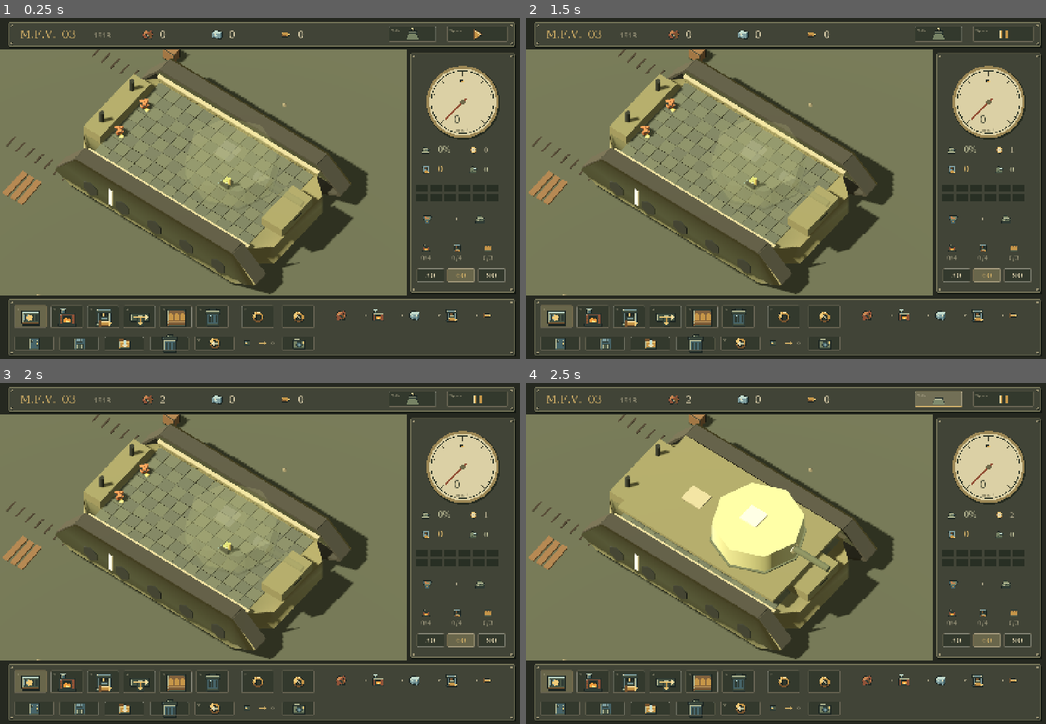
Above: before the commit, frames 1-4 (two rows, left to right).
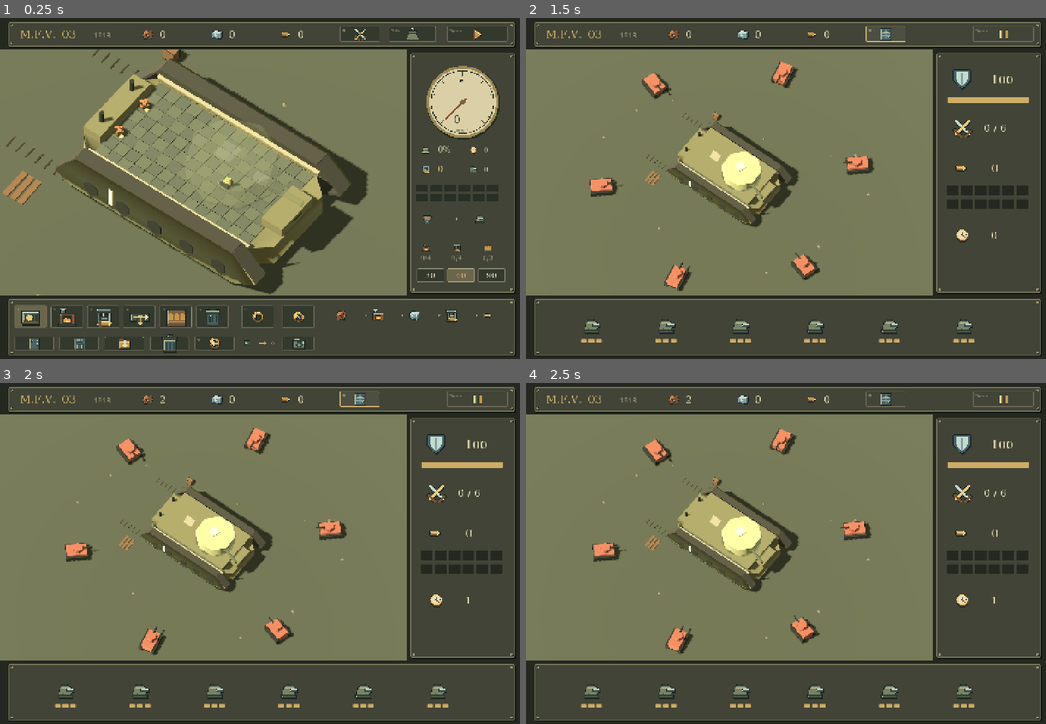
Above: after the commit, the same moments.

Repository: dicenull/last-supply-line
Game: Godot game, scene res://main.tscn
Same seed, same stepped clock (60 frames per second), same inputs: the game is played once before the commit and once after it.
Inputs (mouse positions are in pixels of both pictures, inside the frame that each line leads up to):
- Up to frame 1 (0.25 s): no input
- Up to frame 2 (1.5 s): click (1004, 35) at 0.52 s; click (884, 35) at 1.27 s
- Up to frame 3 (2 s): no input
- Up to frame 4 (2.5 s): click (936, 400) at 2.02 s

The runs differ from the first frame. In frame 1, less than 0.1% of the frame differs, in the area x 65-73%, y 2-8%; in frame 2, 27%; in frame 3, 27%; in frame 4, 28%, in the area x 0-98%, y 2-99%.

Commit message:
feat: add factory-powered tank battle screen and encounter tests

Diff:
--- /dev/null
+++ b/scripts/battle_world.gd
@@ -0,0 +1,117 @@
+extends "res://scripts/tank_world.gd"
+## One bounded encounter. Factory inventory is the only source of player rounds.
+var enemies: Array = []
+var bolts: Array = []
+var impacts: Array = []
+var hull = 100
+var kills = 0
+var total = 6
+var elapsed = 0.0
+var cooldown = 0.0
+var result = 0 # 0: fighting, 1: victory, -1: defeat
+
+func _ready():
+	super._ready()
+	zoom = 42.0
+	pitch = 1.05
+	update_camera()
+	toggle_roof()
+	material("enemy","875444")
+	for i in range(total):
+		var angle = float(i)/total*TAU+0.3
+		var unit = Node3D.new()
+		add_child(unit)
+		unit.position = Vector3(cos(angle)*22,0,sin(angle)*22)
+		unit.rotation.y = -angle+PI
+		box(unit,Vector3(0,0.8,0),Vector3(3.4,1.1,2.1),"enemy")
+		for side in [-1,1]:
+			box(unit,Vector3(0,0.5,side*1.15),Vector3(3.8,0.8,0.55),"dark")
+		cylinder(unit,Vector3(0.2,1.65,0),0.85,0.8,"enemy",6)
+		beam(unit,Vector3(0.2,1.7,0),Vector3(2.5,1.7,0),0.13,"dark")
+		enemies.append({"node":unit,"hp":3,"cooldown":12.0+i*1.2})
+
+func nearest_enemy():
+	var nearest = null
+	var distance = INF
+	for enemy in enemies:
+		if enemy.hp <= 0: continue
+		var d = turret.global_position.distance_squared_to(enemy.node.position)
+		if d < distance:
+			distance = d
+			nearest = enemy
+	return nearest
+
+func launch_enemy(enemy):
+	var origin: Vector3 = enemy.node.position+Vector3(0,1.7,0)
+	var target = Vector3(0,3,0)
+	var node = Node3D.new()
+	add_child(node)
+	node.position = origin
+	beam(node,Vector3.ZERO,(origin-target).normalized()*1.2,0.09,"fire")
+	bolts.append({"node":node,"origin":origin,"target":target,"age":0.0,"duration":origin.distance_to(target)/22.0})
+
+func impact(pos: Vector3):
+	var flash = cylinder(self,pos,0.8,1.1,"fire",6,0.25)
+	impacts.append({"node":flash,"life":0.25})
+
+func tick_battle(factory, delta: float):
+	if not factory.running or result != 0: return
+	elapsed += delta
+	for enemy in enemies:
+		if enemy.hp <= 0: continue
+		var pos: Vector3 = enemy.node.position
+		if pos.length() > 16.0: enemy.node.position -= pos.normalized()*delta*0.45
+		enemy.cooldown -= delta
+		if enemy.cooldown <= 0:
+			enemy.cooldown = 10.0
+			launch_enemy(enemy)
+	update_gun(factory,delta)
+	for bolt in bolts.duplicate():
+		bolt.age += delta
+		bolt.node.position = bolt.origin.lerp(bolt.target,minf(1,bolt.age/bolt.duration))
+		if bolt.age >= bolt.duration:
+			hull = maxi(0,hull-6)
+			impact(bolt.target)
+			bolt.node.queue_free()
+			bolts.erase(bolt)
+	for flash in impacts.duplicate():
+		flash.life -= delta
+		flash.node.scale = Vector3.ONE*maxf(0.05,flash.life*4)
+		if flash.life <= 0:
+			flash.node.queue_free()
+			impacts.erase(flash)
+	if hull <= 0: result = -1
+	elif kills == total: result = 1
+	if result != 0: factory.running = false
+
+func update_gun(factory, delta: float):
+	cooldown = maxf(0,cooldown-delta)
+	recoil = maxf(0,recoil-delta*0.95)
+	barrel.position.x = BARREL_REST-recoil
+	shot_time = maxf(0,shot_time-delta)
+	var target = nearest_enemy()
+	if target != null:
+		var offset: Vector3 = target.node.position-turret.global_position
+		target_angle = atan2(-offset.z,offset.x)
+		turret.rotation.y = rotate_toward(turret.rotation.y,target_angle,delta*2.4)
+		if cooldown <= 0 and absf(angle_difference(turret.rotation.y,target_angle)) < 0.025 and factory.ammo > 0:
+			factory.fire_round()
+			fire_visual()
+			var shot: Dictionary = projectiles.back()
+			shot.target = target
+			shot.duration = shot.origin.distance_to(target.node.position+Vector3(0,1.3,0))/24.0
+			cooldown = 60.0/factory.rate
+	muzzle.visible = shot_time > 0
+	for shot in projectiles.duplicate():
+		shot.age += delta
+		var destination: Vector3 = shot.target.node.position+Vector3(0,1.3,0)
+		shot.node.position = shot.origin.lerp(destination,minf(1,shot.age/shot.duration))
+		if shot.age >= shot.duration:
+			if shot.target.hp > 0:
+				shot.target.hp -= 1
+				impact(destination)
+				if shot.target.hp == 0:
+					kills += 1
+					shot.target.node.scale.y = 0.35
+			shot.node.queue_free()
+			projectiles.erase(shot)
--- a/scripts/factory_view.gd
+++ b/scripts/factory_view.gd
@@ -10,6 +10,12 @@
 const WORLD_RECT = Rect2(0,88,1120,678)
 const TankWorld = preload("res://scripts/tank_world.gd")
 var world
+const BattleWorld = preload("res://scripts/battle_world.gd")
+var battlefield
+var battle_container: SubViewportContainer
+var factory_container: SubViewportContainer
+var battle_mode = false
+var battle_retry: Button
 const PixelIcons = preload("res://scripts/pixel_icons.gd")
 var pixel_icons = PixelIcons.new()
 var viewport: SubViewport
@@ -35,6 +41,7 @@
 	font = SystemFont.new()
 	font.font_names = PackedStringArray(["Avenir Next Condensed","Helvetica Neue","Hiragino Sans","sans-serif"])
 	var container = SubViewportContainer.new()
+	factory_container = container
 	container.position = WORLD_RECT.position
 	container.size = WORLD_RECT.size
 	container.stretch = true
@@ -48,8 +55,11 @@
 	container.add_child(viewport)
 	world = TankWorld.new()
 	viewport.add_child(world)
-	start_button = icon_button("play",Rect2(1230,25,166,42),func(): factory.running = not factory.running,"Space")
+	start_button = icon_button("play",Rect2(1230,25,166,42),toggle_running,"Space")
 	icon_button("roof",Rect2(1070,25,130,42),func(): world.toggle_roof(),"Tab")
+	icon_button("battle",Rect2(935,25,110,42),toggle_battle,"B")
+	battle_retry = add_button("",Rect2(730,807,80,78),reset_battle)
+	battle_retry.visible = false
 	var kinds = ["belt","furnace","press","splitter","depot","erase"]
 	for i in kinds.size():
 		var kind: String = kinds[i]
@@ -66,6 +76,46 @@
 		var target = [30,60,90][i]
 		icon_button("rate",Rect2(1147+i*84,691,76,38),func(): factory.rate = target,str(target))
 
+func toggle_running():
+	if battle_mode and battlefield.result != 0: return
+	factory.running = not factory.running
+
+func toggle_battle():
+	battle_mode = not battle_mode
+	if battle_mode and battlefield == null:
+		battle_container = SubViewportContainer.new()
+		battle_container.position = WORLD_RECT.position
+		battle_container.size = WORLD_RECT.size
+		battle_container.stretch = true
+		battle_container.mouse_filter = Control.MOUSE_FILTER_IGNORE
+		add_child(battle_container)
+		var battle_viewport = SubViewport.new()
+		battle_viewport.size = Vector2i(WORLD_RECT.size)
+		battle_viewport.own_world_3d = true
+		battle_viewport.render_target_update_mode = SubViewport.UPDATE_ALWAYS
+		battle_viewport.msaa_3d = Viewport.MSAA_2X
+		battle_container.add_child(battle_viewport)
+		battlefield = BattleWorld.new()
+		battle_viewport.add_child(battlefield)
+	factory_container.visible = not battle_mode
+	battle_container.visible = battle_mode
+	factory.auto_fire = not battle_mode
+	factory.running = battle_mode and battlefield.result == 0
+	world.old_shots = factory.shots
+	world.pending_shots = 0
+	hover = Vector2i(-1,-1)
+	for entry in icon_buttons:
+		entry.button.visible = not battle_mode or entry.icon in ["battle","play"]
+	queue_redraw()
+
+func reset_battle():
+	if battlefield == null: return
+	battle_container.queue_free()
+	battlefield = null
+	battle_mode = false
+	factory.reset_trial()
+	toggle_battle()
+
 func reset_camera():
 	world.yaw = 0.65
 	world.pitch = 0.92
@@ -77,7 +127,7 @@
 	b.add_theme_stylebox_override("normal",style(Color.TRANSPARENT,MUTED.darkened(0.4)))
 	b.add_theme_stylebox_override("hover",style(Color(1,1,1,0.06),GOLD))
 	b.add_theme_stylebox_override("pressed",style(Color(1,0.8,0.4,0.12),GOLD))
-	icon_buttons.append({"icon":icon,"rect":rect,"key":keycap})
+	icon_buttons.append({"icon":icon,"rect":rect,"key":keycap,"button":b})
 	return b
 
 func style(color: Color, border: Color = Color.TRANSPARENT) -> StyleBoxFlat:
@@ -139,10 +189,15 @@
 	start_button.text = ""
 	for kind in tool_buttons:
 		tool_buttons[kind].add_theme_color_override("font_color",GOLD if selected == kind else MUTED)
-	world.sync(factory,hover,selected,direction,delta)
+	if battle_mode:
+		battlefield.tick_battle(factory,minf(delta,0.1))
+	else:
+		world.sync(factory,hover,selected,direction,delta)
+	battle_retry.visible = battle_mode and battlefield.result != 0
 	queue_redraw()
 
 func cell_at(pos: Vector2) -> Vector2i:
+	if battle_mode: return Vector2i(-1,-1)
 	var canvas_pos = get_canvas_transform().affine_inverse()*pos
 	if not WORLD_RECT.has_point(canvas_pos) or world == null: return Vector2i(-1,-1)
 	return world.screen_cell(canvas_pos-WORLD_RECT.position)
@@ -157,6 +212,14 @@
 		hover = cell_at(event.position)
 
 func _unhandled_input(event):
+	if event is InputEventKey and event.pressed and not event.echo and event.keycode == KEY_B:
+		toggle_battle()
+		return
+	if battle_mode:
+		if event is InputEventKey and event.pressed and not event.echo:
+			if event.keycode == KEY_SPACE: toggle_running()
+			if event.keycode == KEY_R and battlefield.result != 0: reset_battle()
+		return
 	if event is InputEventKey and event.pressed and not event.echo:
 		match event.keycode:
 			KEY_SPACE: factory.running = not factory.running
@@ -251,6 +314,9 @@
 		var item: String = ["scrap","steel","shell"][i]
 		item_at(item,Vector2(407+i*190,47),1.1)
 		text_at(str(counts[item]),Vector2(440+i*190,57),26,INK)
+	if battle_mode:
+		draw_battle()
+		return
 	metal_panel(Rect2(1130,99,286,658))
 	instrument_panel()
 	metal_panel(Rect2(24,776,1392,154))
@@ -332,3 +398,36 @@
 		var kind: String = ["furnace","press","depot"][i]
 		symbol(kind,Vector2(1172+i*85,634),0.52)
 		text_at("%d/%d" % [factory.count_kind(kind),Factory.LIMITS[kind]],Vector2(1158+i*85,668),16,MUTED)
+
+func draw_battle():
+	metal_panel(Rect2(1130,99,286,658))
+	metal_panel(Rect2(24,776,1392,154))
+	for entry in icon_buttons:
+		if not entry.button.visible: continue
+		panel(entry.rect,PANEL,GOLD)
+		symbol("example" if entry.icon == "battle" else ("pause" if factory.running else "play"),entry.rect.get_center(),0.85)
+		text_at(entry.key,entry.rect.position+Vector2(7,15),11,MUTED)
+	symbol("shield",Vector2(1200,169),1.5)
+	text_at(str(battlefield.hull),Vector2(1280,182),32,INK)
+	panel(Rect2(1160,220,224,16),BG)
+	panel(Rect2(1160,220,224*battlefield.hull/100.0,16),GOLD)
+	symbol("battle",Vector2(1200,302),1.3)
+	text_at("%d / %d" % [battlefield.kills,battlefield.total],Vector2(1260,314),26,INK)
+	item_at("shell",Vector2(1200,415),1.5)
+	text_at(str(factory.ammo),Vector2(1280,426),32,INK)
+	for i in range(12):
+		var pos = Vector2(1175+(i%6)*38,476+int(i/6)*38)
+		panel(Rect2(pos-Vector2(16,13),Vector2(32,26)),BG)
+		if i < factory.ammo: item_at("shell",pos,0.85)
+	symbol("clock",Vector2(1200,598),0.9)
+	text_at("%.0f" % battlefield.elapsed,Vector2(1280,610),26,INK)
+	if battlefield.result != 0:
+		symbol("victory" if battlefield.result == 1 else "defeat",Vector2(650,846),1.7)
+		symbol("reset",Vector2(770,842),1.0)
+		text_at("R",Vector2(765,883),16,GOLD)
+	else:
+		for i in range(battlefield.total):
+			var pos = Vector2(180+i*205,846)
+			symbol("gun",pos,1.2)
+			for pip in range(3):
+				panel(Rect2(pos+Vector2(-29+pip*21,40),Vector2(16,8)),GOLD if pip < battlefield.enemies[i].hp else BG)
--- a/scripts/pixel_icons.gd
+++ b/scripts/pixel_icons.gd
@@ -7,7 +7,7 @@
 	"rust":"905238", "rust_hi":"cb8651", "red":"a94735", "fire":"f39d3c", "yellow":"ffe88a",
 	"steel":"7f9e9f", "steel_hi":"c3dcce", "steel_dark":"466469", "inlet":"70d4cc", "wood":"80613e", "wood_hi":"b38d55"
 }
-const KINDS = ["scrap","steel","shell","belt","furnace","press","splitter","depot","source","gun","play","pause","erase","rotate","reset","undo","save","load","example","clock","roof","roof_open","camera"]
+const KINDS = ["scrap","steel","shell","belt","furnace","press","splitter","depot","source","gun","play","pause","erase","rotate","reset","undo","save","load","example","clock","roof","roof_open","camera","battle","shield","victory","defeat"]
 var cache: Dictionary = {}
 var canvas: Image
 
@@ -205,6 +205,24 @@
 			if kind == "roof_open":
 				rect(15,3,3,5,"gold_hi")
 				poly([[11,5],[20,5],[16,1]],"cream")
+		"battle":
+			line(Vector2i(5,5),Vector2i(25,25),"steel_hi",3)
+			line(Vector2i(25,5),Vector2i(5,25),"gold_hi",3)
+			line(Vector2i(3,19),Vector2i(12,28),"bronze",3)
+			line(Vector2i(20,28),Vector2i(28,20),"bronze",3)
+		"shield":
+			poly([[5,4],[27,4],[27,19],[16,29],[5,19]],"steel_dark")
+			poly([[8,7],[24,7],[24,18],[16,25],[8,18]],"steel_hi")
+			rect(15,8,3,15,"steel")
+		"victory":
+			plate(13,19,6,8,"gold")
+			plate(7,27,19,3,"bronze")
+			poly([[5,4],[27,4],[24,16],[16,22],[8,16]],"gold_hi")
+			rect(10,6,3,10,"cream")
+		"defeat":
+			poly([[5,4],[27,4],[27,19],[16,29],[5,19]],"rust")
+			line(Vector2i(10,8),Vector2i(23,21),"ink",3)
+			line(Vector2i(22,8),Vector2i(9,21),"ink",3)
 		"camera":
 			plate(3,9,27,19,"olive")
 			plate(7,5,11,5,"shade")
--- /dev/null
+++ b/tests/battle_test.gd
@@ -0,0 +1,59 @@
+extends SceneTree
+var game
+var checks = 0
+var failures = 0
+func check(ok: bool, label: String):
+	checks += 1
+	if not ok:
+		failures += 1
+		push_error(label)
+	else: print("PASS battle: ",label)
+func _initialize(): call_deferred("run")
+func advance(seconds: float):
+	for i in range(int(seconds/0.025)):
+		game.factory.step(0.025)
+		game.battlefield.tick_battle(game.factory,0.025)
+func run():
+	root.size = Vector2i(1440,940)
+	game = load("res://main.tscn").instantiate()
+	root.add_child(game)
+	await process_frame
+	game.set_process(false)
+	game.factory.example()
+	var layout = game.factory.layout()
+	game.toggle_battle()
+	check(game.battle_mode and not game.factory.auto_fire,"battle mode disables test firing")
+	check(game.factory.layout() == layout,"entering battle preserves factory layout")
+	check(game.battlefield.roof_closed and game.battlefield.mats.turret_armor.albedo_color.a == 1.0,"battle presents opaque tank exterior")
+	check(game.cell_at(Vector2(550,400)) == Vector2i(-1,-1),"battlefield clicks cannot edit factory")
+	advance(12)
+	check(game.factory.shots > 0 and game.battlefield.visual_shots == game.factory.shots,"each battle shot consumes one manufactured round")
+	game.queue_redraw()
+	await create_timer(0.25).timeout
+	await RenderingServer.frame_post_draw
+	root.get_texture().get_image().save_png("res://preview-battle.png")
+	var combat_time = game.battlefield.elapsed
+	var hp = game.battlefield.hull
+	game.toggle_battle()
+	check(not game.factory.running and game.factory.auto_fire,"return to factory pauses encounter and restores test mode")
+	check(game.factory.layout() == layout,"return preserves layout")
+	check(game.battlefield.elapsed == combat_time and game.battlefield.hull == hp,"return preserves encounter state")
+	game.toggle_battle()
+	game.toggle_running()
+	advance(3)
+	check(game.battlefield.elapsed == combat_time,"pause freezes combat and production")
+	game.toggle_running()
+	advance(110)
+	check(game.battlefield.result == 1 and game.battlefield.kills == 6,"sample factory defeats all six opponents")
+	check(not game.factory.running,"victory stops encounter")
+	game.reset_battle()
+	check(game.battlefield.result == 0 and game.battlefield.hull == 100 and game.factory.shots == 0,"retry resets encounter and stock without changing layout")
+	game.factory.clear_layout(false)
+	game.factory.running = true
+	advance(100)
+	check(game.factory.shots == 0 and game.battlefield.kills == 0,"empty factory never fires or defeats opponents")
+	check(game.battlefield.result == -1 and game.battlefield.hull == 0,"unsupplied tank reaches defeat")
+	game.toggle_running()
+	check(not game.factory.running,"finished encounter cannot resume with Space")
+	print("BATTLE RESULT: ",checks," checks, ",failures," failures")
+	quit(1 if failures else 0)
Not shown, added: scripts/battle_world.gd.uid
Not shown, added: tests/battle_test.gd.uid
